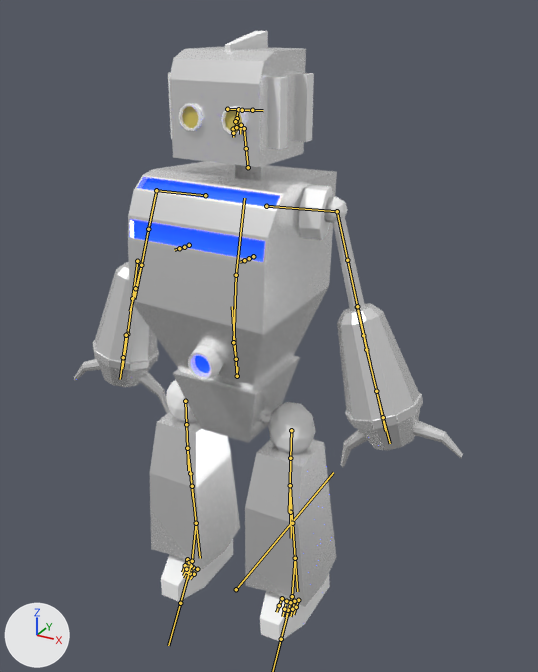
Renders of the FBX model Tech-Faith-(FYP2022)/Assets/Character/Faith_AtkStunAnimation.fbx from each side of a commit.
Both versions are drawn from a camera (50 mm lens) standing at (1.51, -2.41, 2.6) and looking at (0.12, 0.13, 1.33). Every picture has the same lights, and +X, +Y and +Z are marked at lower left. Both versions are drawn at frame 2 of the action 'Armature|Key|0_T-Pose|0_T-Pose'; the numbers are the values there. The bones that bend it are drawn over the model as lines.
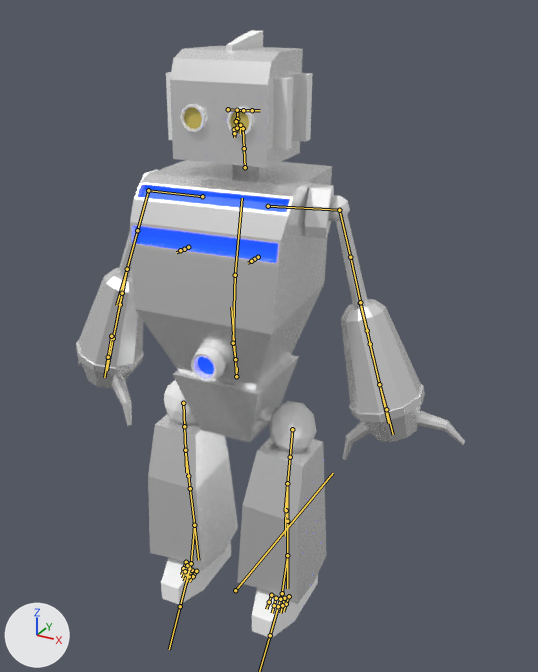
Changed parts and their boxes (x1, y1, x2, y2) in the pictures (538 x 672 px):
'Cylinder', posed
    before: (74, 31, 463, 641)
    after: (76, 30, 465, 638)
bone 'CC_Base_Hip', root to tip
    before: (237, 376) to (237, 367)
    after: (236, 376) to (237, 367)
bone 'CC_Base_L_Thigh', root to tip
    before: (291, 430) to (290, 458)
    after: (292, 429) to (290, 457)
bone 'CC_Base_Spine01', root to tip
    before: (233, 342) to (236, 275)
    after: (233, 343) to (235, 275)
bone 'CC_Base_Spine02', root to tip
    before: (236, 275) to (244, 198)
    after: (235, 275) to (242, 198)
bone 'CC_Base_R_Clavicle', root to tip
    before: (205, 195) to (156, 190)
    after: (202, 196) to (148, 190)
bone 'CC_Base_R_Upperarm', root to tip
    before: (156, 190) to (148, 229)
    after: (148, 190) to (137, 230)
bone 'CC_Base_R_Forearm', root to tip
    before: (141, 265) to (135, 288)
    after: (127, 269) to (122, 293)
bone 'CC_Base_R_ForearmTwist01', root to tip
    before: (137, 261) to (132, 298)
    after: (127, 269) to (120, 304)
bone 'CC_Base_R_Hand', root to tip
    before: (126, 335) to (123, 357)
    after: (111, 336) to (108, 357)

The change in detail:
Bone 'CC_Base_Hip' (bone_cc_base_hip) turns from (0, 0, 0) to (0, 2, 0) degrees about its own x, y and z.
Bone 'CC_Base_L_Thigh' (bone_cc_base_l_thigh) moves from (0.0, 0.0, 0.0) to (0.0, -0.1, -0.3).
Bone 'CC_Base_L_Thigh' (bone_cc_base_l_thigh) turns from (3, 0, 0) to (4, -1, -4) degrees about its own x, y and z.
Bone 'CC_Base_Spine01' (bone_cc_base_spine01) turns from (0, 0, 0) to (0, 2, 0) degrees about its own x, y and z.
Bone 'CC_Base_Spine02' (bone_cc_base_spine02) turns from (0, -1, 0) to (0, 2, 0) degrees about its own x, y and z.
Bone 'CC_Base_R_Clavicle' (bone_cc_base_r_clavicle) turns from (-7, 35, -2) to (-5, 0, 0) degrees about its own x, y and z.
Bone 'CC_Base_R_Upperarm' (bone_cc_base_r_upperarm) turns from (-36, -27, 80) to (6, -17, 69) degrees about its own x, y and z.
Bone 'CC_Base_R_Forearm' (bone_cc_base_r_forearm) turns from (6, 4, -1) to (-4, 40, -1) degrees about its own x, y and z.
Bone 'CC_Base_R_ForearmTwist01' (bone_cc_base_r_forearmtwist01) moves from (2.2, -1.0, 0.1) to (0.0, 0.0, 0.0).
Bone 'CC_Base_R_ForearmTwist01' (bone_cc_base_r_forearmtwist01) turns from (3, -1, 7) to (0, 0, 0) degrees about its own x, y and z.
Bone 'CC_Base_R_Hand' (bone_cc_base_r_hand) moves from (-3.7, -0.6, 1.5) to (0.0, 0.0, 0.0).
Bone 'CC_Base_R_Hand' (bone_cc_base_r_hand) turns from (1, -1, 10) to (-2, 0, 2) degrees about its own x, y and z.
